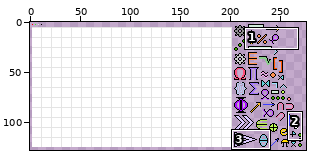
Edited in one commit: sprite sheet (core/assets/textures/textures.png). Above, an overview of the earlier version with the close-up marked.
Close-up. Before:
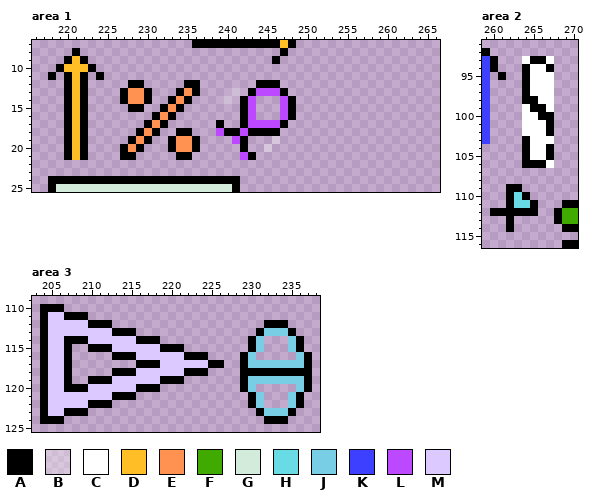
The file is 512x128 pixels. Colours within 5 levels of each other are drawn and written as one. Shown: area 1: x 216..266, y 7..25; area 2: x 259..270, y 91..116; area 3: x 203..238, y 109..125. The wide view leaves out empty margins. The commit also changed other parts of the picture, which this record leaves out.
Palette (. is transparent): A #000000  B #ffffff55  C #ffffff  D #ffbd26  E #ff9151  F #40aa00  G #d2ebdb  H #69dbe5  J #77cee5  K #3d40ff  L #bc49ff  M #dcc9ff
Pixels before, area 1, first column x 218:
 7 ..................AAAAAAAAAAADA
 8 ...A.........................A.
 9 ..ADA.......................A..
10 .ADDDA.........................
11 A.ADA.A........................
12 ..ADA.....AA.....AA.......AAA..
13 ..ADA....AEEA...AEA....B.ALLLA.
14 ..ADA....AEEA..AEA....B.AL...LA
15 ..ADA.....AA..AEA.......AL...LA
16 ..ADA........AEA........AL...LA
17 ..ADA.......AEA......A..ALLLLA.
18 ..ADA......AEA..AA...LAALAAAA..
19 ..ADA.....AEA..AEEA....LA...B..
20 ..ADA....AEA...AEEA.....A..B...
21 ..ADA....AA.....AA......LA.....
22 ...............................
23 ...............................
24 AAAAAAAAAAAAAAAAAAAAAAAA.......
25 AGGGGGGGGGGGGGGGGGGGGGGA.......
Pixels before, area 2, first column x 259:
 92 A...........
 93 KA...CAAC...
 94 KA...ACCA...
 95 K.A..ACCC...
 96 K....ACCC...
 97 K....ACCC...
 98 K....AACC...
 99 K....CAAC...
100 K....CCAA...
101 K....CCCA...
102 K....CCCA...
103 K....ACCC...
104 .....ACCA...
105 .....ACCA...
106 .....AAAC...
107 ............
108 ............
109 ...AA.......
110 ...AHA......
111 ...AHHA...AA
112 .AAAAAA..AFF
113 ...A.....AFF
114 ...A......AA
115 ............
116 ..........AA
Pixels before, area 3, first column x 204:
110 AAA...............................
111 AMMAAA............................
112 AMMMMMAAA...................AAA...
113 AMMMMMMMMAAA...............AJJJA..
114 AMMAAAMMMMMMAAA...........AJ...JA.
115 AMMA..AAAMMMMMMAAA........AJ...JA.
116 AMMA.....AAAMMMMMMAAA....AJ.....JA
117 AMMA........AAAMMMMMMAA..AJJJJJJJA
118 AMMA.....AAAMMMMMMAAA....AAAAAAAAA
119 AMMA..AAAMMMMMMAAA.......AJJJJJJJA
120 AMMAAAMMMMMMAAA..........AJ.....JA
121 AMMMMMMMMAAA..............AJ...JA.
122 AMMMMMAAA.................AJ...JA.
123 AMMAAA.....................AJJJA..
124 AAA.........................AAA...
The result:
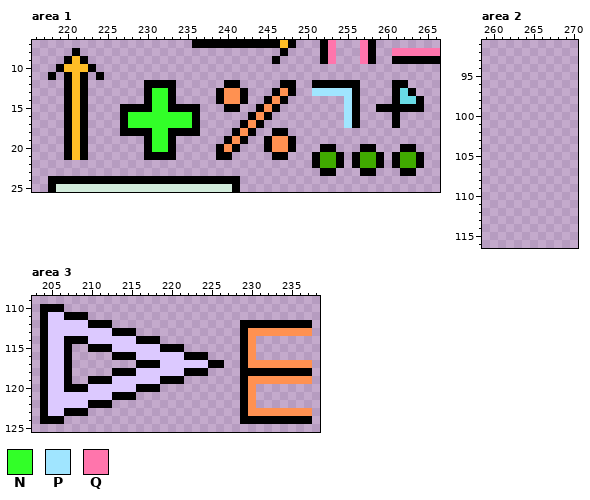
Colours new in this view: N #32ff28  P #a0e5ff  Q #ff75ac
Diff:
Changed rows in their new state; - is an unchanged pixel.
Area 1:
first column x 227:
 7 -------------------------AQ---QA--------
 8 -------------------------AQ---QA--QQQQQQ
 9 -------------------------AQ---QA--AAAAAA
12 -..AAAA-..---AA--...AA--AAAAAA----AA----
13 ...-NNA...--AEEA...AEA--PPPPPA----AHA---
14 ...-NN-..---AEE-.-AEA.------PA----AHHA--
15 A--ANNA-AA---AA..AEA..------PA--AAAAAA--
16 ANNNNNNNNA-----.AEA-..------PA----A-----
17 ANNNNNNNNA--.---EA...-------PA----A-----
18 AA-ANNA--A--..-E-..-A-------------------
19 -..-NN-...---AE---AEEA------------------
20 ...ANN-...--AEA.--AEEA---AA---AA---AA---
21 ..-AAAA..---AA-..--AA---AFFA-AFFA-AFFA--
22 ------------------------AFFA-AFFA-AFFA--
23 -------------------------AA---AA---AA---
Area 2:
first column x 259:
 92 .-----------
 93 ..---....---
 94 ..---....---
 95 .-.--....---
 96 .----....---
 97 .----....---
 98 .----....---
 99 .----....---
100 .----....---
101 .----....---
102 .----....---
103 .----....---
104 -----....---
105 -----....---
106 -----....---
109 ---..-------
110 ---...------
111 ---....---..
112 -......--...
113 ---.-----...
114 ---.------..
116 ----------..
Area 3:
first column x 229:
112 AAA---AAA
113 AEEEEEEEE
114 AE.---..-
115 AE.---..-
116 -E-----..
117 -EEEEEEEE
119 -EEEEEEEE
120 -E-----..
121 AE.---..-
122 AE.---..-
123 AEEEEEEEE
124 AAA---AAA
Boxes around the changes in both close-ups, in picture pixels (x1, y1, x2, y2):
changed: (120, 40, 440, 176)
erased: (482, 48, 578, 248)
changed: (240, 320, 312, 424)
